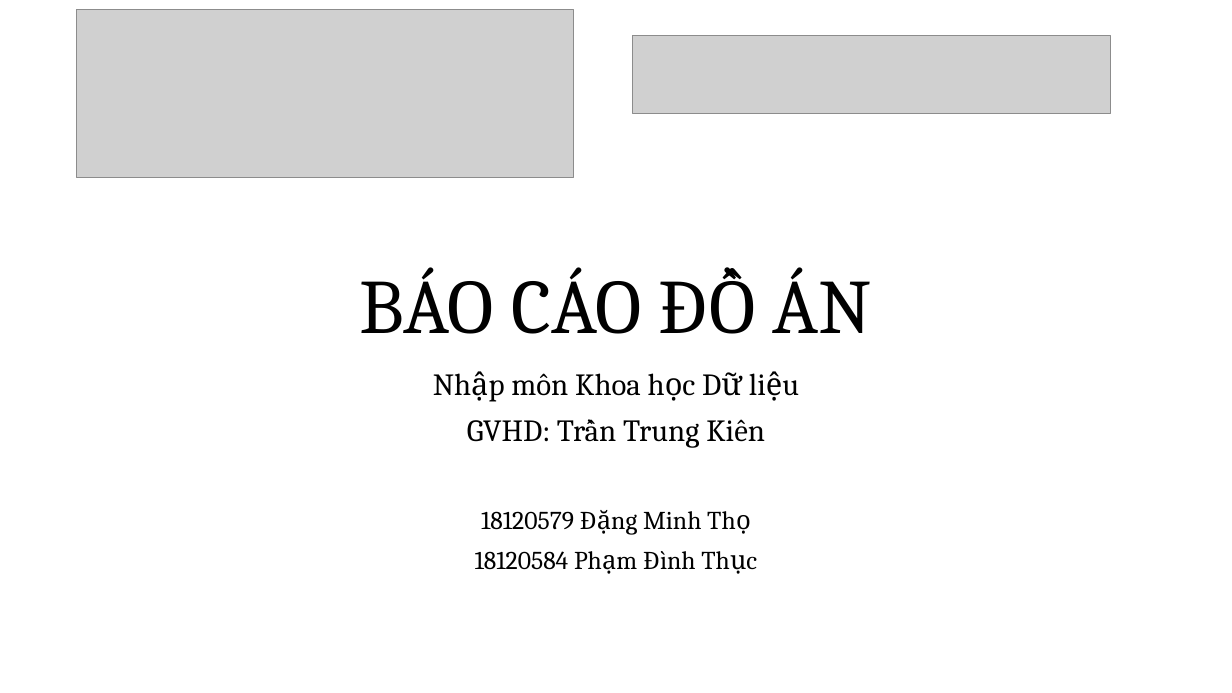
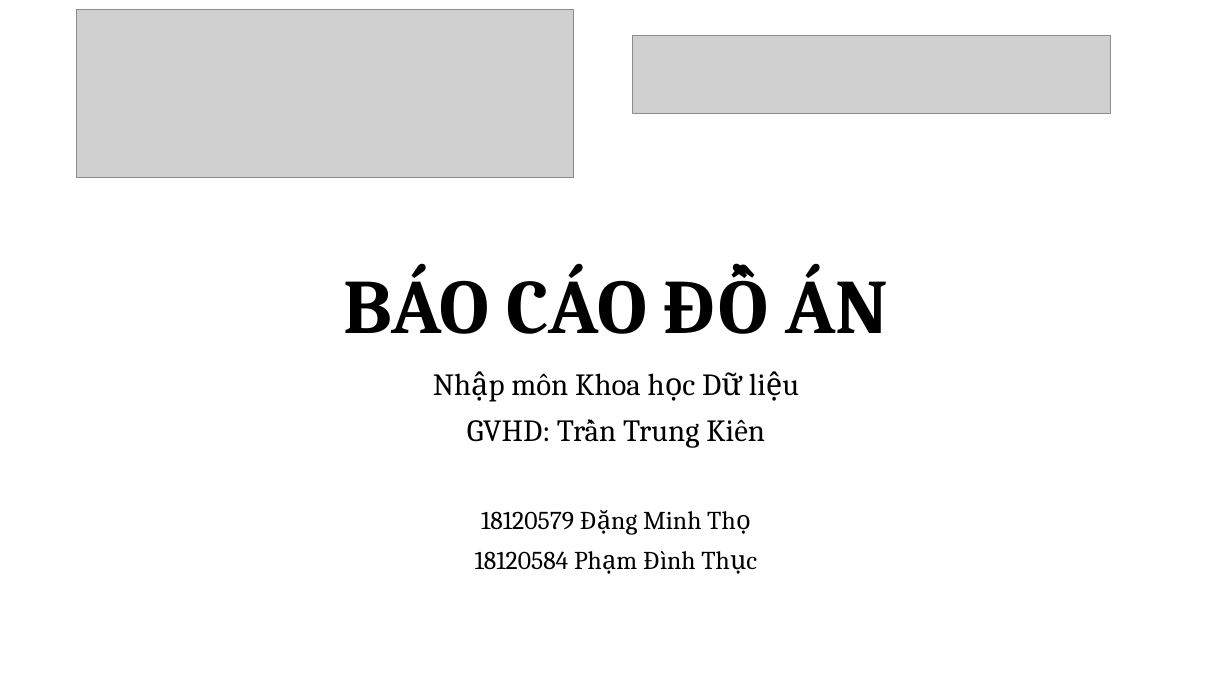
Before and after one commit to pdthuc/Project-House_Price_Prediction, a slide deck: slide 1 of Project_Slide.pptx. Drawn at 1232x693 pixels with LibreOffice and Linux fonts; fonts in the diff are those of the drawing; grey boxes stand for pictures. Boxes give left, top, right and bottom in pixels: in the first picture for what was removed or moved away, otherwise in the second. Text is boxed around its words. In the diff, an @@ line names an element or a change of style, - is before the commit and + after.

```diff
--- a/Project_Slide.pptx
+++ b/Project_Slide.pptx
@@ title "BÁO CÁO ĐỒ ÁN" at <box>344,263,888,334</box>: bold on @@
```
Also in this commit, not shown: 5 other slides changed, 4 slides added, 2 slides removed.
